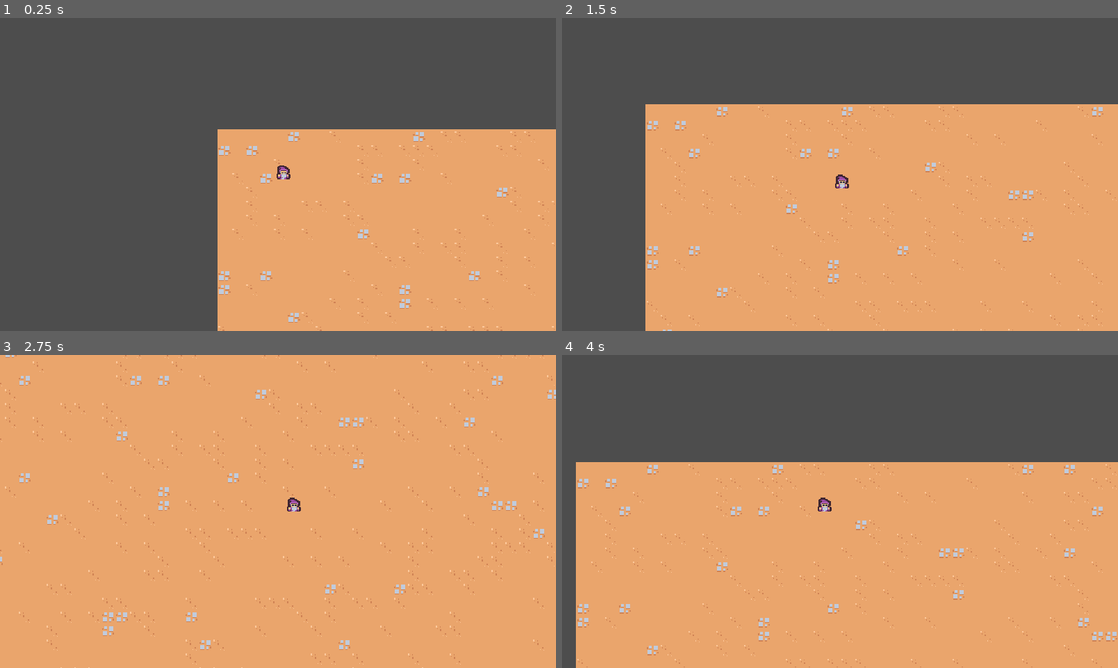
Above: before the commit, frames 1-4 (two rows, left to right).
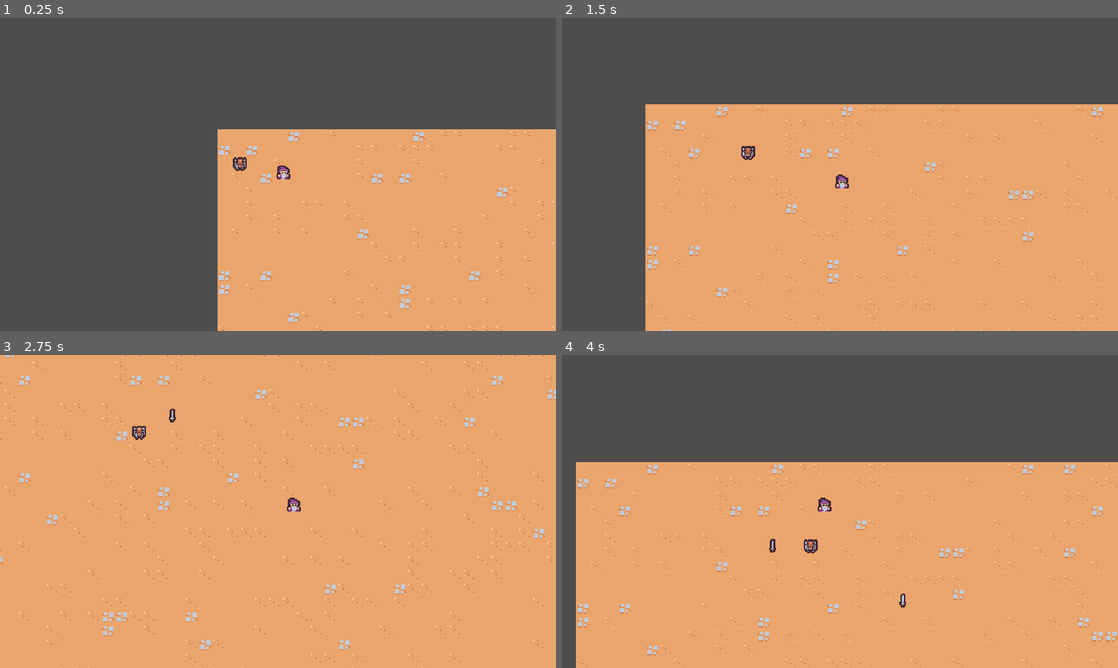
Above: after the commit, the same moments.

Repository: malefooo/godot-study
Game: Godot game, scene res://scenes/main/main.tscn
Same seed, same stepped clock (60 frames per second), same inputs: the game is played once before the commit and once after it.
Inputs:
- Up to frame 1 (0.25 s): no input
- Up to frame 2 (1.5 s): hold D (move_right) 0.53-1.28 s; hold S (move_down) from 1.28 s (still down)
- Up to frame 3 (2.75 s): release S (move_down) at 2.03 s; hold D (move_right) from 2.03 s (still down)
- Up to frame 4 (4 s): release D (move_right) at 2.78 s; hold W (move_up) 2.78-3.53 s; hold A (move_left) from 3.53 s (still down)

The runs differ from the first frame. In frame 1, 0.1% of the frame differs, in the area x 41-45%, y 44-49%; in frame 2, 0.1%; in frame 3, 0.1%; in frame 4, 0.2%, in the area x 37-62%, y 58-81%.

Commit message:
Commit message

Diff:
--- /dev/null
+++ b/scenes/ability/sword_ability/sword_ability.tscn
@@ -0,0 +1,10 @@
+[gd_scene load_steps=2 format=3 uid="uid://dulwmwlb67kmf"]
+
+[ext_resource type="Texture2D" uid="uid://ds8pxam5bqwr1" path="res://scenes/ability/sword_ability/sword.png" id="1_jbjs7"]
+
+[node name="SwordAbility" type="Node2D"]
+
+[node name="Sprite2D" type="Sprite2D" parent="."]
+position = Vector2(0, -4)
+rotation = -0.00661122
+texture = ExtResource("1_jbjs7")
--- /dev/null
+++ b/scenes/ability/sword_ability_controller/sword_ability_controller.gd
@@ -0,0 +1,18 @@
+extends Node
+
+@export var sword_ability: PackedScene
+
+
+# Called when the node enters the scene tree for the first time.
+func _ready():
+	$Timer.timeout.connect(on_timer_timeout)
+
+
+func on_timer_timeout():
+	var player = get_tree().get_first_node_in_group("player") as Node2D
+	if player == null:
+		return
+
+	var sword_instance = sword_ability.instantiate() as Node2D
+	player.get_parent().add_child(sword_instance)
+	sword_instance.global_position = player.global_position
--- /dev/null
+++ b/scenes/ability/sword_ability_controller/sword_ability_controller.tscn
@@ -0,0 +1,12 @@
+[gd_scene load_steps=3 format=3 uid="uid://b5jcg4bn2dhhk"]
+
+[ext_resource type="Script" path="res://scenes/ability/sword_ability_controller/sword_ability_controller.gd" id="1_f4mgq"]
+[ext_resource type="PackedScene" uid="uid://dulwmwlb67kmf" path="res://scenes/ability/sword_ability/sword_ability.tscn" id="2_s3ojw"]
+
+[node name="SwordAbilityController" type="Node"]
+script = ExtResource("1_f4mgq")
+sword_ability = ExtResource("2_s3ojw")
+
+[node name="Timer" type="Timer" parent="."]
+wait_time = 1.5
+autostart = true
--- /dev/null
+++ b/scenes/basic_enemy/basic_enemy.gd
@@ -0,0 +1,21 @@
+extends CharacterBody2D
+
+const  MAX_SPEED = 75
+
+# Called when the node enters the scene tree for the first time.
+func _ready():
+	pass # Replace with function body.
+
+
+# Called every frame. 'delta' is the elapsed time since the previous frame.
+func _process(delta):
+	var direction = get_direction_to_player()
+	velocity = direction * MAX_SPEED
+	move_and_slide()
+
+
+func get_direction_to_player():
+	var player_nodes = get_tree().get_first_node_in_group("player") as Node2D
+	if player_nodes != null:
+		return (player_nodes.global_position - global_position).normalized()
+		return Vector2.ZERO
--- /dev/null
+++ b/scenes/basic_enemy/basic_enemy.tscn
@@ -0,0 +1,19 @@
+[gd_scene load_steps=4 format=3 uid="uid://bh5yyox5bl7sd"]
+
+[ext_resource type="Script" path="res://scenes/basic_enemy/basic_enemy.gd" id="1_78ac2"]
+[ext_resource type="Texture2D" uid="uid://7f5l1takq0bi" path="res://scenes/basic_enemy/basic_enemy.png" id="2_i4x6t"]
+
+[sub_resource type="CircleShape2D" id="CircleShape2D_djaqv"]
+radius = 5.0
+
+[node name="BasicEnemy" type="CharacterBody2D"]
+collision_layer = 0
+script = ExtResource("1_78ac2")
+
+[node name="Sprite2D" type="Sprite2D" parent="."]
+position = Vector2(0, 4)
+texture = ExtResource("2_i4x6t")
+offset = Vector2(0, -4)
+
+[node name="CollisionShape2D" type="CollisionShape2D" parent="."]
+shape = SubResource("CircleShape2D_djaqv")
--- a/scenes/main/main.tscn
+++ b/scenes/main/main.tscn
@@ -1,8 +1,9 @@
-[gd_scene load_steps=4 format=3 uid="uid://clclev4r3b5ca"]
+[gd_scene load_steps=5 format=3 uid="uid://clclev4r3b5ca"]
 
 [ext_resource type="PackedScene" uid="uid://pieuruq87yxm" path="res://scenes/player/player.tscn" id="1_gb6x4"]
 [ext_resource type="PackedScene" uid="uid://dfkxmjwl2qghy" path="res://scenes/game_camera/game_camera.tscn" id="1_hkf26"]
 [ext_resource type="TileSet" uid="uid://b5pbia1ogw0oh" path="res://resources/tileset.tres" id="1_n8ydk"]
+[ext_resource type="PackedScene" uid="uid://bh5yyox5bl7sd" path="res://scenes/basic_enemy/basic_enemy.tscn" id="4_fv18r"]
 
 [node name="main" type="Node"]
 
@@ -15,3 +16,6 @@
 position = Vector2(76, 57)
 
 [node name="gameCamera" parent="." instance=ExtResource("1_hkf26")]
+
+[node name="BasicEnemy" parent="." instance=ExtResource("4_fv18r")]
+position = Vector2(8, 34)
--- a/scenes/player/player.gd
+++ b/scenes/player/player.gd
@@ -9,6 +9,7 @@
 
 
 # Called every frame. 'delta' is the elapsed time since the previous frame.
+@warning_ignore("unused_parameter")
 func _process(delta):
 	var movement_vector = get_movement_vector()
 	var direction = movement_vector.normalized()
--- a/scenes/player/player.tscn
+++ b/scenes/player/player.tscn
@@ -1,13 +1,19 @@
-[gd_scene load_steps=4 format=3 uid="uid://pieuruq87yxm"]
+[gd_scene load_steps=5 format=3 uid="uid://pieuruq87yxm"]
 
 [ext_resource type="Texture2D" uid="uid://b2nncejrd21mi" path="res://scenes/player/player.png" id="1_38hp0"]
 [ext_resource type="Script" path="res://scenes/player/player.gd" id="1_eyqv1"]
+[ext_resource type="PackedScene" uid="uid://b5jcg4bn2dhhk" path="res://scenes/ability/sword_ability_controller/sword_ability_controller.tscn" id="2_fccvj"]
 
 [sub_resource type="CircleShape2D" id="CircleShape2D_kfokc"]
 radius = 5.0
 
 [node name="palyer" type="CharacterBody2D" groups=["player"]]
+collision_layer = 0
 script = ExtResource("1_eyqv1")
+
+[node name="abilityManager" type="Node" parent="."]
+
+[node name="SwordAbilityController" parent="abilityManager" instance=ExtResource("2_fccvj")]
 
 [node name="Sprite2D" type="Sprite2D" parent="."]
 texture = ExtResource("1_38hp0")
Binary file added: scenes/ability/sword_ability/sword.png
Not shown, added: scenes/ability/sword_ability/sword.png.import
Binary file added: scenes/basic_enemy/basic_enemy.png
Not shown, added: scenes/basic_enemy/basic_enemy.png.import
